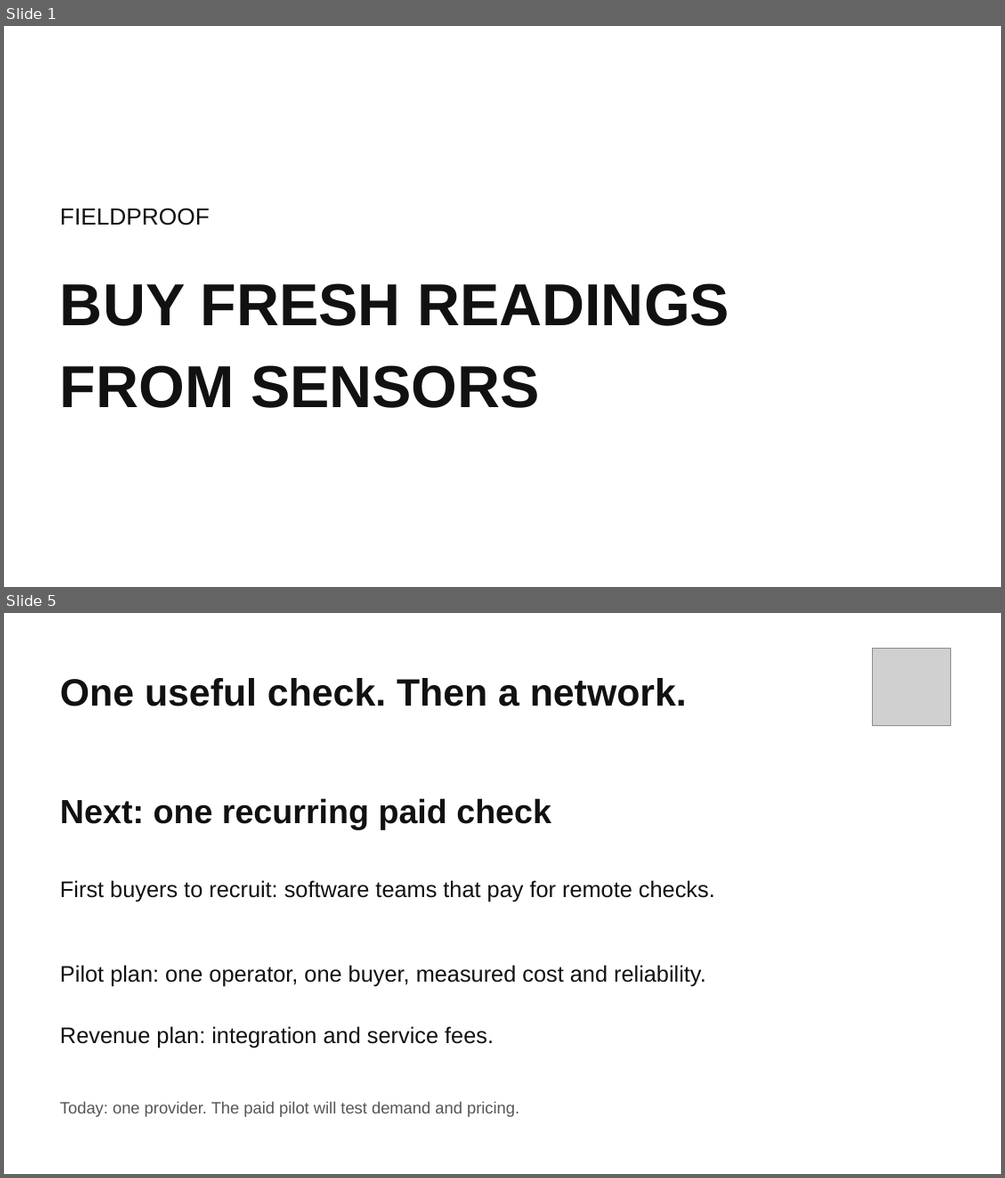
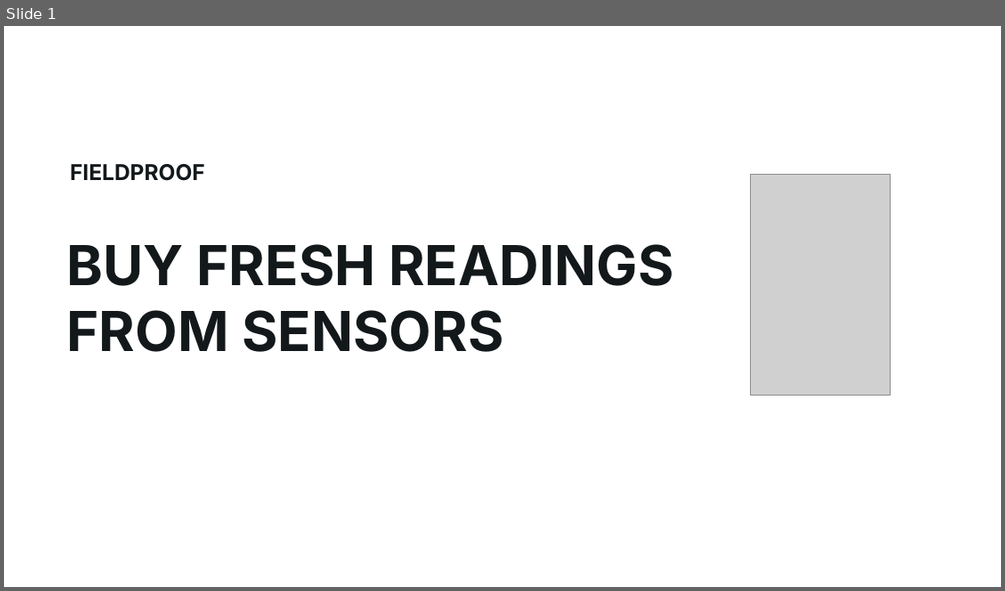
Before and after one commit to epicexcelsior/fieldproof, a slide deck: docs/competition/fieldproof-pitch.pptx. Shown one above the other, each under a label of ours: slides 1 and 5 before the commit, slide 1 after it; the slides between them are not shown. The pictures are 1005x1178 and 1005x591 pixels, drawn with LibreOffice and Linux fonts; fonts in the diff are those of the drawing; grey boxes stand for pictures. Boxes give left, top, right and bottom in pixels: in the first picture for what was removed or moved away, otherwise in the second. Text is boxed around its words. In the diff, an @@ line names an element or a change of style, - is before the commit and + after.

```diff
--- a/docs/competition/fieldproof-pitch.pptx
+++ b/docs/competition/fieldproof-pitch.pptx
@@ slide 5 removed at bbox=[4, 613, 1001, 1174], background #FFFFFF @@
@@ picture removed at bbox=[872, 648, 950, 726] @@
@@ text removed at bbox=[60, 678, 687, 706] @@
-One useful check. Then a network.
@@ text removed at bbox=[60, 798, 551, 830] @@
-Next: one recurring paid check
@@ text removed at bbox=[60, 880, 715, 902] @@
-First buyers to recruit: software teams that pay for remote checks.
@@ text removed at bbox=[60, 965, 706, 986] @@
-Pilot plan: one operator, one buyer, measured cost and reliability.
@@ text removed at bbox=[60, 1026, 494, 1047] @@
-Revenue plan: integration and service fees.
@@ text removed at bbox=[60, 1101, 519, 1117] @@
-Today: one provider. The paid pilot will test demand and pricing.
@@ slide 1 changed as well @@
@@ text "FIELDPROOF": place and size @@
-text "FIELDPROOF" at bbox=[60, 208, 210, 225]
+text "FIELDPROOF" at bbox=[70, 164, 205, 181]
@@ text "FIELDPROOF" at bbox=[70, 164, 205, 181]: size 22.5 to 21 pt, font Arial to Inter, text colour #111111 to #13181B, bold on; line spacing 1.15 to 1 @@
@@ picture added at bbox=[751, 175, 890, 394] @@
@@ text "BUY FRESH READINGS": place and size @@
-text "BUY FRESH READINGS" at bbox=[60, 283, 729, 408]
+text "BUY FRESH READINGS" at bbox=[67, 244, 673, 352]
@@ text "BUY FRESH READINGS" at bbox=[67, 244, 673, 352]: size 57 to 53 pt, font Arial to Inter, text colour #111111 to #13181B; line spacing 1.15 to 1 @@
```
Also in this commit, not shown: 1 other slide changed, 3 slides added, 2 other slides removed, 19 other files.
